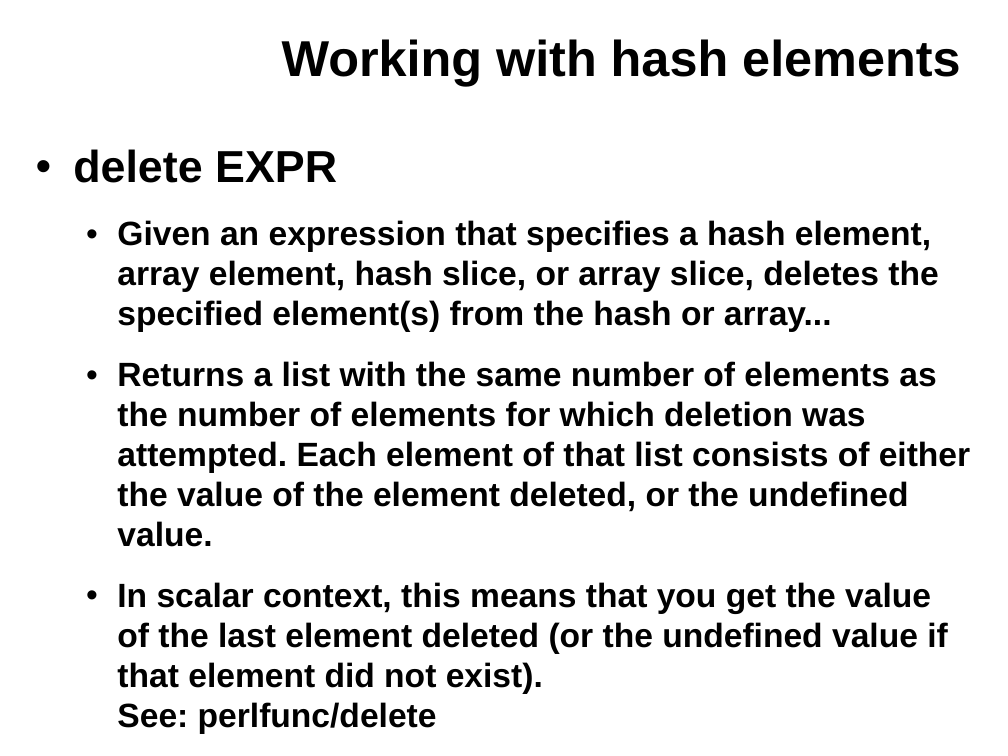
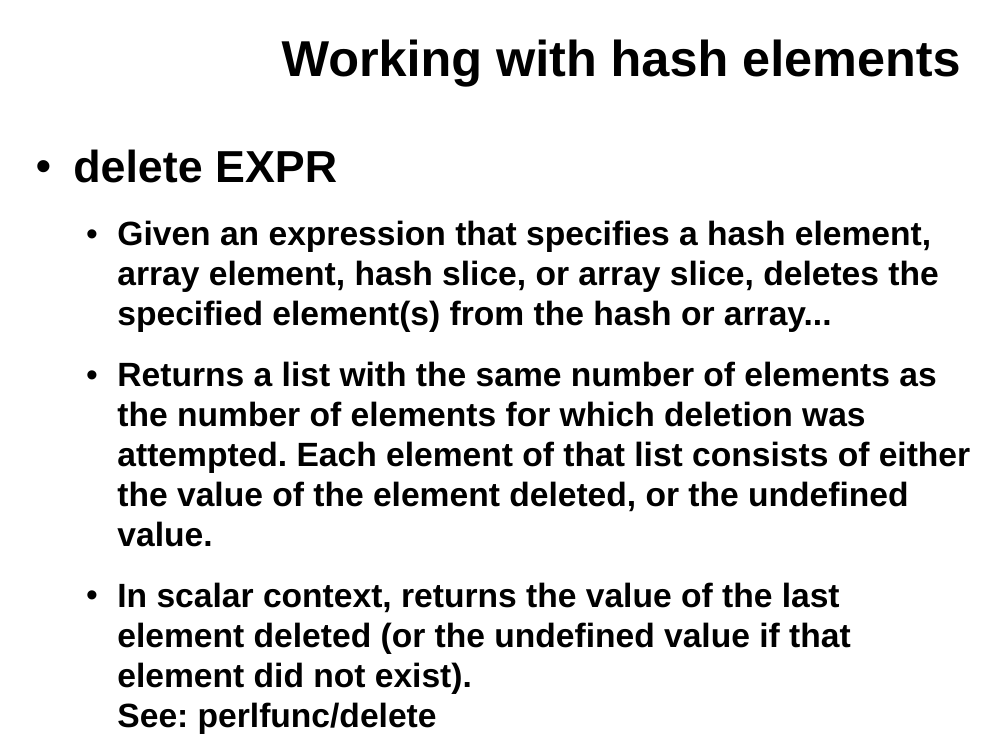
Before and after one commit to kberov/PerlProgrammingCourse, a slide deck: slide 9 of 04_hashes.odp. Drawn at 1008x756 pixels with LibreOffice and Linux fonts; fonts in the diff are those of the drawing; background and template pictures are left out. Boxes give left, top, right and bottom in pixels: in the first picture for what was removed or moved away, otherwise in the second. Text is boxed around its words. In the diff, an @@ line names an element or a change of style, - is before the commit and + after.

```diff
--- a/04_hashes.odp
+++ b/04_hashes.odp
@@ text at (x1=117, y1=582, x2=851, y2=734): text changed @@
-  • In scalar context, this means that you get the value of the last element deleted (or the undefined value if that element did not exist).
-    See: perlfunc/delete
+  • In scalar context, returns the value of the last element deleted (or the undefined value if that element did not exist).
+    See: perlfunc/delete
```
Also in this commit, not shown: 1 other slide changed, 3 other files.
